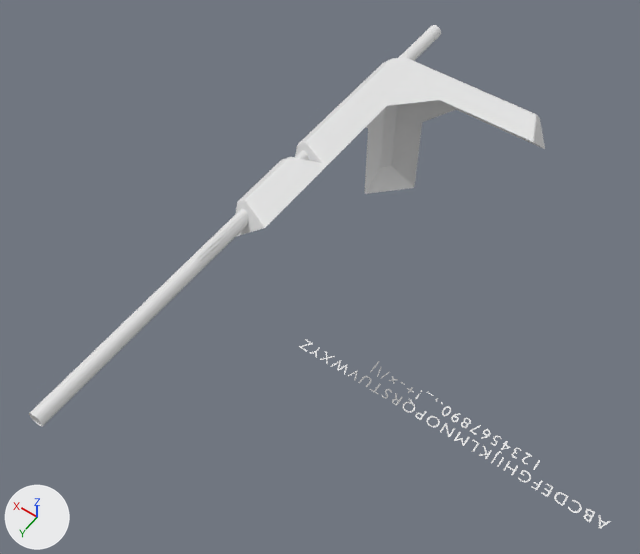
The Blender file Models/Prefabs/Common.blend as it was, and as the next commit left it.
Before and after are seen from a camera (50 mm lens) standing at (-0.83, 2.38, 4.42) and looking at (0.79, 0.11, 0.86). Lighting does not change. The marker at lower left points along +X, +Y and +Z. Text is drawn in Blender's own font.

Objects in the first picture: 'AirtightCorner', 'AirtightEdge', 'MetalPipeLong', 'MetalPipeShort', 'SE_Text'.
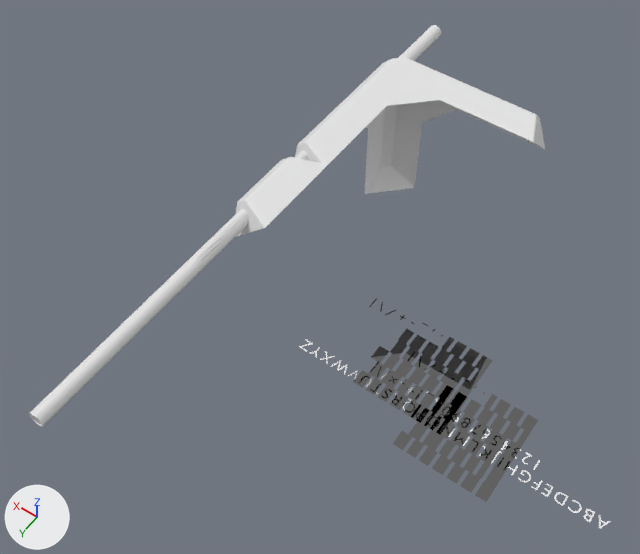
Changed parts and their boxes (x1, y1, x2, y2) in the pictures (640 x 554 px):
'SEFont', shown
    after: (393, 352, 538, 502)
'SEFont_W', shown
    after: (440, 369, 462, 389)
'SEFont_M', shown
    after: (382, 369, 402, 388)
'SEFont_Q', shown
    after: (422, 375, 440, 393)
'SEFont_R', shown
    after: (408, 368, 427, 385)
'SEFont_S', shown
    after: (395, 360, 414, 377)
'SEFont_V', shown
    after: (458, 379, 476, 396)
'SEFont_D', shown
    after: (390, 392, 408, 410)
'SEFont_U', shown
    after: (371, 346, 389, 363)
'SEFont_G', shown
    after: (353, 370, 372, 388)
'SEFont_Y', shown
    after: (414, 354, 432, 371)
'SEFont_8', shown
    after: (475, 355, 493, 372)
'SEFont_2', shown
    after: (458, 362, 476, 379)
'SEFont_N', shown
    after: (368, 362, 387, 379)
'SEFont_X', shown
    after: (427, 362, 445, 379)
'SEFont_9', shown
    after: (462, 348, 480, 365)
'SEFont_C', shown
    after: (403, 400, 422, 418)
'SEFont_5', shown
    after: (421, 342, 439, 358)
'SEFont_0', shown
    after: (449, 342, 467, 358)
'SEFont_4', shown
    after: (434, 349, 451, 365)
'SEFont_E', shown
    after: (377, 385, 395, 402)
'SEFont_3', shown
    after: (446, 355, 463, 372)
'SEFont_6', shown
    after: (409, 335, 426, 351)
'SEFont_J', shown
    after: (420, 392, 437, 409)
'SEFont_K', shown
    after: (407, 385, 425, 402)
'SEFont_Z', shown
    after: (402, 347, 420, 364)
'SEFont_×', shown
    after: (390, 341, 407, 357)
'SEFont_T', shown
    after: (384, 353, 400, 370)
'SEFont_F', shown
    after: (366, 378, 383, 395)
'SEFont_B', shown
    after: (416, 408, 435, 426)
'SEFont_L', shown
    after: (397, 378, 413, 395)
'SEFont_7', shown
    after: (398, 329, 414, 344)
'SEFont_P', shown
    after: (435, 383, 453, 401)
'SEFont_A', shown
    after: (431, 416, 449, 435)
'SEFont_H', shown
    after: (440, 404, 458, 421)
'SEFont_1', shown
    after: (471, 370, 484, 384)
'SEFont_O', shown
    after: (448, 391, 466, 409)
'SEFont_!', shown
    after: (442, 337, 455, 350)
'SEFont_I', shown
    after: (431, 399, 444, 412)

Edits to the bpy script that builds the scene:
```text
Change ob_sefont_2:
    remove ob_sefont_2.hide_set(True)  # its collection is switched off
Change ob_sefont_0:
    remove ob_sefont_0.hide_set(True)  # its collection is switched off
Change ob_sefont_1_1:
    remove ob_sefont_1_1.hide_set(True)  # its collection is switched off
Change ob_sefont_2_1:
    remove ob_sefont_2_1.hide_set(True)  # its collection is switched off
Change ob_sefont_3_1:
    remove ob_sefont_3_1.hide_set(True)  # its collection is switched off
Change ob_sefont_4_1:
    remove ob_sefont_4_1.hide_set(True)  # its collection is switched off
Change ob_sefont_5_1:
    remove ob_sefont_5_1.hide_set(True)  # its collection is switched off
Change ob_sefont_6_1:
    remove ob_sefont_6_1.hide_set(True)  # its collection is switched off
Change ob_sefont_7:
    remove ob_sefont_7.hide_set(True)  # its collection is switched off
Change ob_sefont_8:
    remove ob_sefont_8.hide_set(True)  # its collection is switched off
Change ob_sefont_9:
    remove ob_sefont_9.hide_set(True)  # its collection is switched off
Change ob_sefont_a:
    remove ob_sefont_a.hide_set(True)  # its collection is switched off
Change ob_sefont_b:
    remove ob_sefont_b.hide_set(True)  # its collection is switched off
Change ob_sefont_c:
    remove ob_sefont_c.hide_set(True)  # its collection is switched off
Change ob_sefont_d:
    remove ob_sefont_d.hide_set(True)  # its collection is switched off
Change ob_sefont_e:
    remove ob_sefont_e.hide_set(True)  # its collection is switched off
Change ob_sefont_f:
    remove ob_sefont_f.hide_set(True)  # its collection is switched off
Change ob_sefont_g:
    remove ob_sefont_g.hide_set(True)  # its collection is switched off
Change ob_sefont_h:
    remove ob_sefont_h.hide_set(True)  # its collection is switched off
Change ob_sefont_i:
    remove ob_sefont_i.hide_set(True)  # its collection is switched off
Change ob_sefont_j:
    remove ob_sefont_j.hide_set(True)  # its collection is switched off
Change ob_sefont_k:
    remove ob_sefont_k.hide_set(True)  # its collection is switched off
Change ob_sefont_l:
    remove ob_sefont_l.hide_set(True)  # its collection is switched off
Change ob_sefont_m:
    remove ob_sefont_m.hide_set(True)  # its collection is switched off
Change ob_sefont_n:
    remove ob_sefont_n.hide_set(True)  # its collection is switched off
Change ob_sefont_o:
    remove ob_sefont_o.hide_set(True)  # its collection is switched off
Change ob_sefont_p:
    remove ob_sefont_p.hide_set(True)  # its collection is switched off
Change ob_sefont_q:
    remove ob_sefont_q.hide_set(True)  # its collection is switched off
Change ob_sefont_r:
    remove ob_sefont_r.hide_set(True)  # its collection is switched off
Change ob_sefont_s:
    remove ob_sefont_s.hide_set(True)  # its collection is switched off
Change ob_sefont_t:
    remove ob_sefont_t.hide_set(True)  # its collection is switched off
Change ob_sefont_u:
    remove ob_sefont_u.hide_set(True)  # its collection is switched off
Change ob_sefont_v:
    remove ob_sefont_v.hide_set(True)  # its collection is switched off
Change ob_sefont_w:
    remove ob_sefont_w.hide_set(True)  # its collection is switched off
Change ob_sefont_x:
    remove ob_sefont_x.hide_set(True)  # its collection is switched off
Change ob_sefont_y:
    remove ob_sefont_y.hide_set(True)  # its collection is switched off
Change ob_sefont_z:
    remove ob_sefont_z.hide_set(True)  # its collection is switched off
Change ob_sefont_13:
    remove ob_sefont_13.hide_set(True)  # its collection is switched off
```
